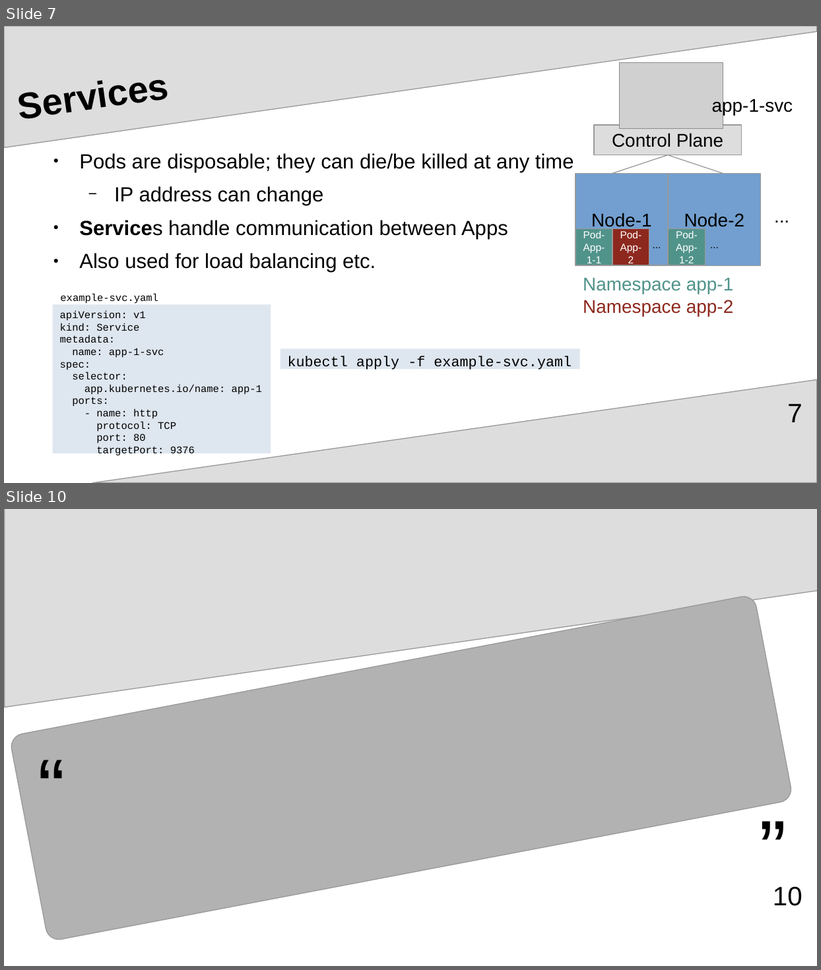
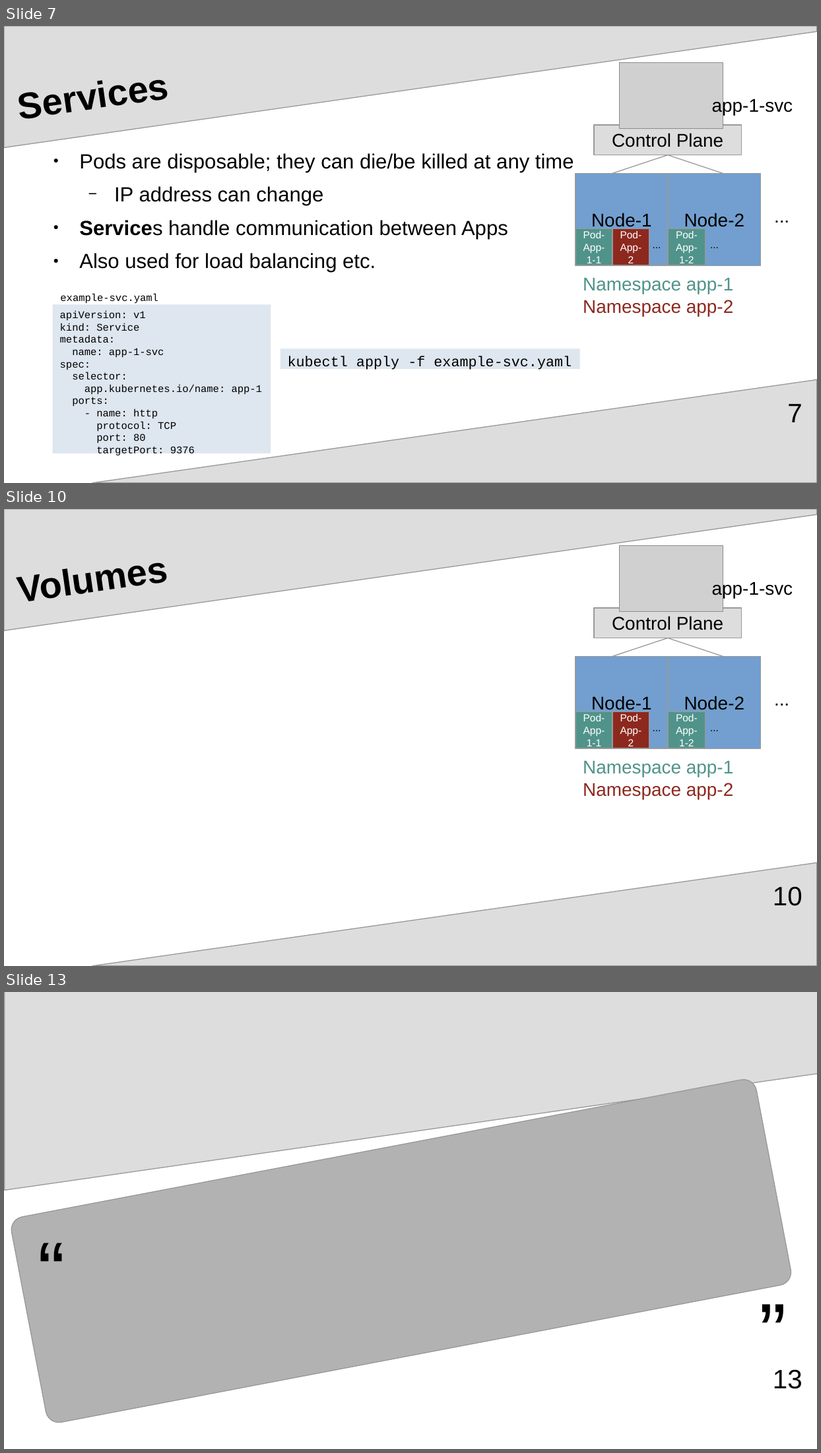
Before and after one commit to upart/cabinops, a slide deck: documentation/Introduction.odp. Shown one above the other, each under a label of ours: slides 7 and 10 before the commit, slides 7, 10 and 13 after it; the slides between them are not shown. The pictures are 821x970 and 821x1453 pixels, drawn with LibreOffice and Linux fonts; fonts in the diff are those of the drawing; grey boxes stand for pictures. Boxes give left, top, right and bottom in pixels: in the first picture for what was removed or moved away, otherwise in the second. Text is boxed around its words. In the diff, an @@ line names an element or a change of style, - is before the commit and + after.

```diff
--- a/documentation/Introduction.odp
+++ b/documentation/Introduction.odp
@@ slide 10 added at <box>4,509,817,966</box>, background #FFFFFF; not listed: 2 template elements that a slide beside it also shows @@
@@ title added at <box>13,509,742,625</box>, 36 pt, text #000000, bold @@
+Volumes
@@ picture added at <box>619,546,723,611</box> @@
@@ text added at <box>712,580,793,598</box>, 18 pt, text #000000 @@
+app-1-svc
@@ rectangle added at <box>594,608,742,638</box>, fill #DDDDDD, outline #999999 0.85 pt, 18 pt, text #000000 @@
+Control Plane
@@ line added from (613, 657) to (668, 638), #999999 0.85 pt @@
@@ line added from (668, 638) to (723, 657), #999999 0.85 pt @@
@@ rectangle added at <box>576,657,668,749</box>, fill #729FCF, outline #999999 0.85 pt, 18 pt, text #000000 @@
+Node-1
@@ rectangle added at <box>669,657,761,749</box>, fill #729FCF, outline #999999 0.85 pt, 18 pt, text #000000 @@
+Node-2
@@ text added at <box>767,684,797,712</box>, 18 pt, text #000000 @@
+...
@@ rectangle added at <box>576,712,613,749</box>, fill #50938A, outline #999999 0.85 pt, 10 pt, text #FFFFFF @@
+Pod-App-1-1
@@ rectangle added at <box>613,712,649,749</box>, fill #8D281E, outline #999999 0.85 pt, 10 pt, text #FFFFFF @@
+Pod-
+App-
+2
@@ text added at <box>646,718,668,736</box>, 10 pt, text #000000 @@
+...
@@ rectangle added at <box>669,712,706,749</box>, fill #50938A, outline #999999 0.85 pt, 10 pt, text #FFFFFF @@
+Pod-
+App-
+1-2
@@ text added at <box>704,718,726,736</box>, 10 pt, text #000000 @@
+...
@@ text added at <box>583,761,733,777</box>, 18 pt, text #50938A @@
+Namespace app-1
@@ text added at <box>583,783,733,799</box>, 18 pt, text #8D281E @@
+Namespace app-2
@@ page number added at <box>773,887,803,906</box>, 26 pt, text #000000 @@
+10
@@ what was slide 10 is now slide 13 @@
@@ page number at <box>773,1370,803,1389</box>: text changed @@
-10
+13
```
Also in this commit, not shown: 3 other slides added, 1 slide removed.
